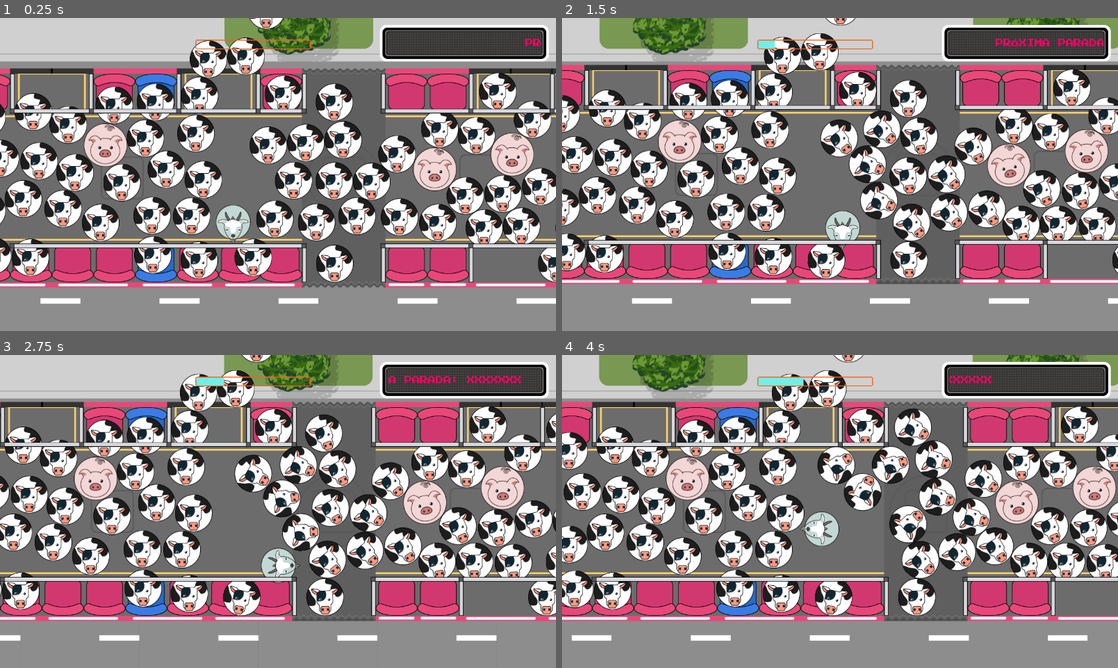
Above: before the commit, frames 1-4 (two rows, left to right).
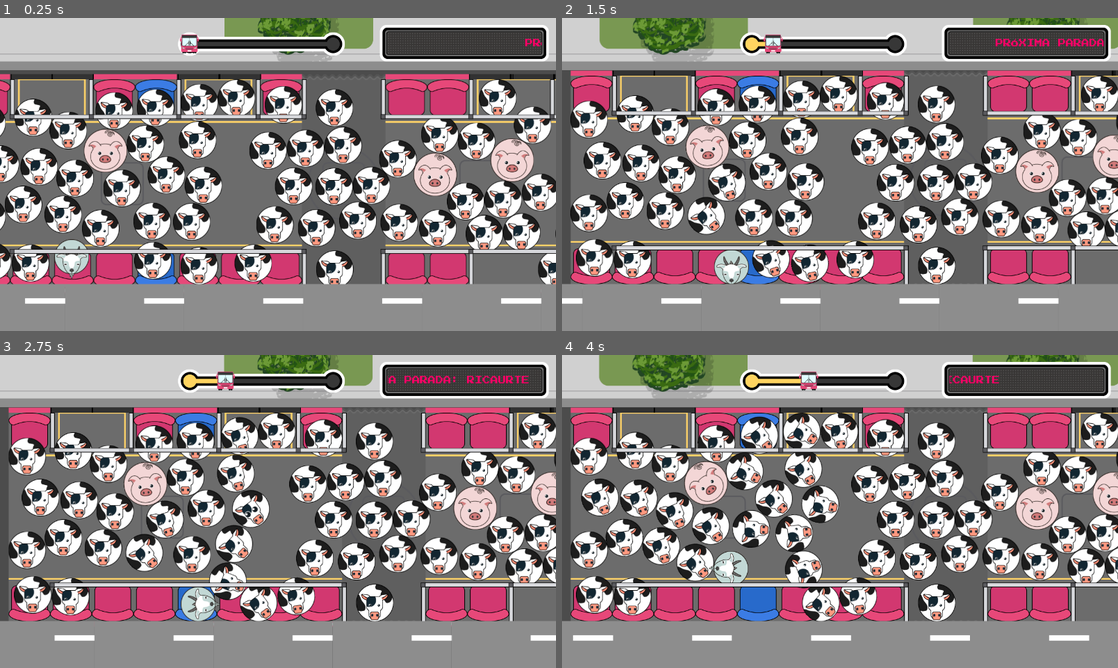
Above: after the commit, the same moments.

Repository: mapedorr/AquiMeBajoYo
Game: Godot game, scene res://scenarios/Transmi.tscn
Same seed, same stepped clock (60 frames per second), same inputs: the game is played once before the commit and once after it. The engine's default icon, where the game draws it, is replaced by a stand-in: a white triangle on a blue panel in a dark square. Sound files missing from this copy of the repository are replaced by a short silence.
Inputs:
- Up to frame 1 (0.25 s): no input
- Up to frame 2 (1.5 s): hold Right (ui_right) 0.53-1.28 s; hold Down (ui_down) from 1.28 s (still down)
- Up to frame 3 (2.75 s): release Down (ui_down) at 2.03 s; hold Right (ui_right) from 2.03 s (still down)
- Up to frame 4 (4 s): release Right (ui_right) at 2.78 s; hold Up (ui_up) 2.78-3.53 s; hold Left (ui_left) from 3.53 s (still down)

The runs differ from the first frame. In frame 1, 41% of the frame differs, in the area x 0-100%, y 0-92%; in frame 2, 57%; in frame 3, 58%; in frame 4, 55%.
Error after the commit: Attempt to call function 'connect' in base 'null instance' on a null instance. (res://scenarios/Transmi.gd:19)

Commit message:
Doors and travel assets integrated

Diff:
--- a/scenarios/Buses/BaseBus.tscn
+++ b/scenarios/Buses/BaseBus.tscn
@@ -8,29 +8,33 @@
 [ext_resource path="res://scenarios/Animals/Animal.tscn" type="PackedScene" id=6]
 [ext_resource path="res://scenarios/Animals/Marrano.tscn" type="PackedScene" id=7]
 [ext_resource path="res://scenarios/Assets/barras.png" type="Texture" id=8]
+[ext_resource path="res://scenarios/Door.tscn" type="PackedScene" id=9]
 
 [sub_resource type="RectangleShape2D" id=1]
 extents = Vector2( 30.2439, 20 )
 
-[sub_resource type="RectangleShape2D" id=2]
+[sub_resource type="RectangleShape2D" id=10]
+extents = Vector2( 30.2439, 20 )
+
+[sub_resource type="RectangleShape2D" id=11]
 extents = Vector2( 41.5, 280.5 )
 
-[sub_resource type="RectangleShape2D" id=3]
+[sub_resource type="RectangleShape2D" id=12]
 extents = Vector2( 96, 9.00006 )
 
-[sub_resource type="RectangleShape2D" id=4]
+[sub_resource type="RectangleShape2D" id=13]
 extents = Vector2( 49, 7.00006 )
 
-[sub_resource type="RectangleShape2D" id=5]
+[sub_resource type="RectangleShape2D" id=14]
 extents = Vector2( 240, 8.00008 )
 
-[sub_resource type="RectangleShape2D" id=6]
+[sub_resource type="RectangleShape2D" id=15]
 extents = Vector2( 194.547, 10.0001 )
 
-[sub_resource type="RectangleShape2D" id=7]
+[sub_resource type="RectangleShape2D" id=16]
 extents = Vector2( 1001.5, 40.5003 )
 
-[sub_resource type="RectangleShape2D" id=8]
+[sub_resource type="RectangleShape2D" id=9]
 extents = Vector2( 48.9993, 280.5 )
 
 [node name="Bus" type="Node2D"]
@@ -45,7 +49,7 @@
 
 [node name="Spawn" type="Sprite" parent="."]
 modulate = Color( 1, 0.74902, 0, 1 )
-position = Vector2( 290.142, 462.16 )
+position = Vector2( -81.4395, 541.673 )
 texture = ExtResource( 3 )
 
 [node name="Target" type="Sprite" parent="."]
@@ -62,39 +66,51 @@
 [node name="Area2D" type="Area2D" parent="Target"]
 
 [node name="CollisionShape2D" type="CollisionShape2D" parent="Target/Area2D"]
-position = Vector2( 0, -9.2876 )
+position = Vector2( 0, -50 )
 shape = SubResource( 1 )
+
+[node name="CollisionShape2D3" type="CollisionShape2D" parent="Target/Area2D"]
+position = Vector2( -222.16, -50 )
+shape = SubResource( 1 )
+
+[node name="CollisionShape2D2" type="CollisionShape2D" parent="Target/Area2D"]
+position = Vector2( 62.7826, -50 )
+shape = SubResource( 10 )
+
+[node name="CollisionShape2D4" type="CollisionShape2D" parent="Target/Area2D"]
+position = Vector2( -349.405, -50 )
+shape = SubResource( 10 )
 
 [node name="BusBorders" type="StaticBody2D" parent="."]
 editor/display_folded = true
 
 [node name="Left" type="CollisionShape2D" parent="BusBorders"]
 position = Vector2( -362, 358.5 )
-shape = SubResource( 2 )
+shape = SubResource( 11 )
 
 [node name="Top1" type="CollisionShape2D" parent="BusBorders"]
 position = Vector2( 64, 111 )
-shape = SubResource( 3 )
+shape = SubResource( 12 )
 
 [node name="Top2" type="CollisionShape2D" parent="BusBorders"]
 position = Vector2( -273, 113 )
-shape = SubResource( 4 )
+shape = SubResource( 13 )
 
 [node name="Top3" type="CollisionShape2D" parent="BusBorders"]
 position = Vector2( 592, 112 )
-shape = SubResource( 5 )
+shape = SubResource( 14 )
 
 [node name="Top4" type="CollisionShape2D" parent="BusBorders"]
 position = Vector2( 1410, 110 )
-shape = SubResource( 6 )
+shape = SubResource( 15 )
 
 [node name="Bottom" type="CollisionShape2D" parent="BusBorders"]
 position = Vector2( 638.5, 640.5 )
-shape = SubResource( 7 )
+shape = SubResource( 16 )
 
 [node name="Right" type="CollisionShape2D" parent="BusBorders"]
 position = Vector2( 1646.5, 360 )
-shape = SubResource( 8 )
+shape = SubResource( 9 )
 
 [node name="Bars" type="Node2D" parent="."]
 editor/display_folded = true
@@ -382,7 +398,36 @@
 max_speed = 100.0
 transference_ratio = 0.2
 
+[node name="AudioManager" type="Node" parent="."]
+script = ExtResource( 9 )
+
 [node name="BusBars" type="Sprite" parent="."]
 position = Vector2( 644, 361 )
 z_index = 1
 texture = ExtResource( 8 )
+
+[node name="Doors" type="Node2D" parent="."]
+
+[node name="Door" parent="Doors" instance=ExtResource( 9 )]
+position = Vector2( -175, 114 )
+
+[node name="Door2" parent="Doors" instance=ExtResource( 9 )]
+position = Vector2( -80.1108, 114 )
+
+[node name="Door3" parent="Doors" instance=ExtResource( 9 )]
+position = Vector2( 209.389, 114 )
+
+[node name="Door4" parent="Doors" instance=ExtResource( 9 )]
+position = Vector2( 305.389, 114 )
+
+[node name="Door5" parent="Doors" instance=ExtResource( 9 )]
+position = Vector2( 880, 114 )
+
+[node name="Door6" parent="Doors" instance=ExtResource( 9 )]
+position = Vector2( 980, 114 )
+
+[node name="Door7" parent="Doors" instance=ExtResource( 9 )]
+position = Vector2( 1076, 114 )
+
+[node name="Door8" parent="Doors" instance=ExtResource( 9 )]
+position = Vector2( 1172.5, 114 )
--- /dev/null
+++ b/scenarios/Door.tscn
@@ -0,0 +1,59 @@
+[gd_scene load_steps=5 format=2]
+
+[ext_resource path="res://scenarios/scripts/Door.gd" type="Script" id=1]
+[ext_resource path="res://scenarios/Assets/puerta.png" type="Texture" id=2]
+
+[sub_resource type="RectangleShape2D" id=1]
+extents = Vector2( 45.8014, 6.10696 )
+
+[sub_resource type="Animation" id=2]
+resource_name = "OpenLeft"
+tracks/0/type = "bezier"
+tracks/0/path = NodePath(".:position:x")
+tracks/0/interp = 1
+tracks/0/loop_wrap = true
+tracks/0/imported = false
+tracks/0/enabled = true
+tracks/0/keys = {
+"points": PoolRealArray( 0, -0.25, 0, 0.25, 0, 10, -0.77, 5, 0.25, 0 ),
+"times": PoolRealArray( 0, 1 )
+}
+tracks/1/type = "bezier"
+tracks/1/path = NodePath(".:position:y")
+tracks/1/interp = 1
+tracks/1/loop_wrap = true
+tracks/1/imported = false
+tracks/1/enabled = true
+tracks/1/keys = {
+"points": PoolRealArray( 0, -0.25, 0, 0.25, 0, 40, -0.25, 0, 0.25, 0 ),
+"times": PoolRealArray( 0, 1 )
+}
+tracks/2/type = "value"
+tracks/2/path = NodePath(".:rotation_degrees")
+tracks/2/interp = 1
+tracks/2/loop_wrap = true
+tracks/2/imported = false
+tracks/2/enabled = true
+tracks/2/keys = {
+"times": PoolRealArray( 0, 0.990649, 1 ),
+"transitions": PoolRealArray( 1, 1, 1 ),
+"update": 0,
+"values": [ 0.0, -90.0, 90.0 ]
+}
+
+[node name="Door" type="StaticBody2D"]
+script = ExtResource( 1 )
+__meta__ = {
+"_edit_group_": true
+}
+
+[node name="Sprite" type="Sprite" parent="."]
+position = Vector2( 16.4587, 36.4063 )
+texture = ExtResource( 2 )
+offset = Vector2( -16.4587, -36.4063 )
+
+[node name="CollisionShape2D" type="CollisionShape2D" parent="."]
+shape = SubResource( 1 )
+
+[node name="AnimationPlayer" type="AnimationPlayer" parent="."]
+anims/OpenLeft = SubResource( 2 )
--- a/scenarios/Transmi.gd
+++ b/scenarios/Transmi.gd
@@ -66,14 +66,18 @@
 		print("You are a loser")
 	elapsed_secs += 1
 	if elapsed_secs == $Bus.travel_time:
+		# Open the DOORS
 		doors_open = true
 		var x = $Background/BackgroundAnimation.current_animation_position
 		$Background/BackgroundAnimation.set_speed_scale(0)
+		$Background/StreetsAnimation.set_speed_scale(0)
+		$Bus.open_doors()
 
 	if elapsed_secs == $Bus.travel_time - 3:
 		$Background/Station.show()
 		$Background/StationAnimation.play("Arrival")
 		$Background/BackgroundAnimation.set_speed_scale(0.5)
+		$Background/StreetsAnimation.set_speed_scale(0.5)
 
 	if elapsed_secs == $Bus.travel_time - 6:
 		$AudioManager/Bus_Drive.stop()
--- a/scenarios/Transmi.tscn
+++ b/scenarios/Transmi.tscn
@@ -23,7 +23,7 @@
 [ext_resource path="res://Audio/AudioAssets/SFX_BusIdle.ogg" type="AudioStream" id=21]
 
 [sub_resource type="Animation" id=1]
-resource_name = "Platforms"
+resource_name = "Streets"
 loop = true
 tracks/0/type = "value"
 tracks/0/path = NodePath("Platforms:position")
@@ -37,14 +37,20 @@
 "update": 0,
 "values": [ Vector2( 0, 22 ), Vector2( -1722, 22 ) ]
 }
-tracks/1/type = "value"
-tracks/1/path = NodePath("Streets:position")
-tracks/1/interp = 1
-tracks/1/loop_wrap = true
-tracks/1/imported = false
-tracks/1/enabled = true
-tracks/1/keys = {
-"times": PoolRealArray( 0, 1 ),
+
+[sub_resource type="Animation" id=3]
+resource_name = "Streets"
+length = 0.4
+loop = true
+step = 0.05
+tracks/0/type = "value"
+tracks/0/path = NodePath("Streets:position")
+tracks/0/interp = 1
+tracks/0/loop_wrap = true
+tracks/0/imported = false
+tracks/0/enabled = true
+tracks/0/keys = {
+"times": PoolRealArray( 0, 0.4 ),
 "transitions": PoolRealArray( 1, 1 ),
 "update": 0,
 "values": [ Vector2( -293, 666 ), Vector2( -1118, 666 ) ]
@@ -81,6 +87,7 @@
 script = ExtResource( 1 )
 
 [node name="Bus" parent="." instance=ExtResource( 2 )]
+position = Vector2( 0, 13 )
 
 [node name="Player" parent="." instance=ExtResource( 3 )]
 position = Vector2( 640.5, 330 )
@@ -114,11 +121,17 @@
 text = "00"
 
 [node name="Background" type="ParallaxBackground" parent="."]
+editor/display_folded = true
+layer = 0
 
 [node name="BackgroundAnimation" type="AnimationPlayer" parent="Background"]
 autoplay = "Platforms"
 anims/Platforms = SubResource( 1 )
 
+[node name="StreetsAnimation" type="AnimationPlayer" parent="Background"]
+autoplay = "Streets"
+anims/Streets = SubResource( 3 )
+
 [node name="StationAnimation" type="AnimationPlayer" parent="Background"]
 anims/Arrival = SubResource( 2 )
 
@@ -142,7 +155,8 @@
 texture = ExtResource( 8 )
 
 [node name="Streets" type="ParallaxLayer" parent="Background"]
-position = Vector2( -293, 666 )
+editor/display_folded = true
+position = Vector2( -664.205, 666 )
 motion_mirroring = Vector2( 274, 0 )
 
 [node name="Street" type="Sprite" parent="Background/Streets"]
@@ -162,14 +176,6 @@
 
 [node name="Street5" type="Sprite" parent="Background/Streets"]
 position = Vector2( 2192, 0 )
-texture = ExtResource( 9 )
-
-[node name="Street6" type="Sprite" parent="Background/Streets"]
-position = Vector2( 2742, 0 )
-texture = ExtResource( 9 )
-
-[node name="Street7" type="Sprite" parent="Background/Streets"]
-position = Vector2( 3292, 0 )
 texture = ExtResource( 9 )
 
 [node name="Station" type="ParallaxLayer" parent="Background"]
--- a/scenarios/UI/UI.gd
+++ b/scenarios/UI/UI.gd
@@ -1,4 +1,7 @@
 extends CanvasLayer
+
+var bus_steps = 0
+var bus_end_pos = 744.0
 
 # Called when the node enters the scene tree for the first time.
 func _ready():
@@ -9,6 +12,7 @@
 	$Travel/Progress.max_value = travel_time
 	$Doors/Progress.max_value = doors_time
 	$Doors/Progress.value = doors_time
+	bus_steps = (bus_end_pos - $Travel/BusIcon.get_position().x) / travel_time
 
 func update_travel_progress(magnitude = 1):
 	$Travel/Progress.value += magnitude
@@ -18,8 +22,13 @@
 		$Doors.show()
 	$Doors/Progress.value -= magnitude
 
+
 func win():
 	$win.show()
 
 func lose():
 	$lose.show()
+
+func _on_Progress_value_changed(value):
+	var bus_pos = $Travel/BusIcon.get_position()
+	$Travel/BusIcon.set_position(Vector2(bus_pos.x + bus_steps, bus_pos.y))
--- a/scenarios/UI/UI.tscn
+++ b/scenarios/UI/UI.tscn
@@ -1,15 +1,14 @@
-[gd_scene load_steps=12 format=2]
+[gd_scene load_steps=11 format=2]
 
 [ext_resource path="res://scenarios/UI/UI.gd" type="Script" id=1]
 [ext_resource path="res://scenarios/UI/Assets/progress-over.png" type="Texture" id=2]
 [ext_resource path="res://scenarios/UI/Assets/progress-bar.png" type="Texture" id=3]
-[ext_resource path="res://scenarios/UI/Assets/tiempo_fondo_bolas.png" type="Texture" id=4]
-[ext_resource path="res://scenarios/UI/Assets/bolas_rojas_2.png" type="Texture" id=5]
-[ext_resource path="res://scenarios/UI/Assets/display_fondo.png" type="Texture" id=6]
-[ext_resource path="res://scenarios/UI/Assets/bolas_display.png" type="Texture" id=7]
-[ext_resource path="res://custom_resources/themes/PressStart2P.tres" type="Theme" id=8]
-[ext_resource path="res://scenarios/Assets/ohnoosana.png" type="Texture" id=9]
-[ext_resource path="res://scenarios/Assets/uff_win.png" type="Texture" id=10]
+[ext_resource path="res://scenarios/UI/Assets/bus_peque.png" type="Texture" id=4]
+[ext_resource path="res://scenarios/UI/Assets/tiempo_fondo_bolas.png" type="Texture" id=5]
+[ext_resource path="res://scenarios/UI/Assets/bolas_rojas_2.png" type="Texture" id=6]
+[ext_resource path="res://scenarios/UI/Assets/display_fondo.png" type="Texture" id=7]
+[ext_resource path="res://scenarios/UI/Assets/bolas_display.png" type="Texture" id=8]
+[ext_resource path="res://custom_resources/themes/PressStart2P.tres" type="Theme" id=9]
 
 [sub_resource type="Animation" id=1]
 resource_name = "Pass"
@@ -32,17 +31,23 @@
 script = ExtResource( 1 )
 
 [node name="Travel" type="Control" parent="."]
-editor/display_folded = true
 margin_right = 1280.0
 margin_bottom = 720.0
 
 [node name="Progress" type="TextureProgress" parent="Travel"]
-margin_left = 450.0
-margin_top = 50.0
-margin_right = 716.0
-margin_bottom = 72.0
-texture_over = ExtResource( 2 )
+margin_left = 410.0
+margin_top = 33.0
+margin_right = 794.0
+margin_bottom = 87.0
+texture_under = ExtResource( 2 )
 texture_progress = ExtResource( 3 )
+
+[node name="BusIcon" type="TextureRect" parent="Travel"]
+margin_left = 414.0
+margin_top = 38.0
+margin_right = 458.0
+margin_bottom = 81.0
+texture = ExtResource( 4 )
 
 [node name="Doors" type="Control" parent="."]
 editor/display_folded = true
@@ -91,19 +96,8 @@
 margin_top = 16.0
 margin_right = 773.006
 margin_bottom = 34.0
-theme = ExtResource( 8 )
+theme = ExtResource( 9 )
 custom_colors/font_color = Color( 1, 0, 0.407843, 1 )
-text = "Próxima parada: XXXXXXX"
+text = "Próxima parada: RICAURTE"
 uppercase = true
-
-[node name="lose" type="TextureButton" parent="."]
-visible = false
-margin_right = 40.0
-margin_bottom = 40.0
-texture_normal = ExtResource( 9 )
-
-[node name="win" type="TextureButton" parent="."]
-visible = false
-margin_right = 40.0
-margin_bottom = 40.0
-texture_normal = ExtResource( 10 )
+[connection signal="value_changed" from="Travel/Progress" to="." method="_on_Progress_value_changed"]
--- a/scenarios/scripts/Bus.gd
+++ b/scenarios/scripts/Bus.gd
@@ -14,3 +14,7 @@
 
 func target_entered(body):
 	emit_signal("exit_entered", body)
+
+func open_doors():
+	for door in $Doors.get_children():
+		door.open()
--- /dev/null
+++ b/scenarios/scripts/Door.gd
@@ -0,0 +1,4 @@
+extends StaticBody2D
+
+func open():
+	$AnimationPlayer.play("OpenLeft")
Not shown: 1 places in scenarios/Buses/BaseBus.tscn that only renumber resources
Binary file added: scenarios/UI/Assets/bus_peque.png
Not shown, added: scenarios/UI/Assets/bus_peque.png.import
Binary file changed: scenarios/UI/Assets/progress-bar.png
Binary file changed: scenarios/UI/Assets/progress-over.png
Not shown: 2 places in scenarios/UI/UI.tscn that only renumber resources
